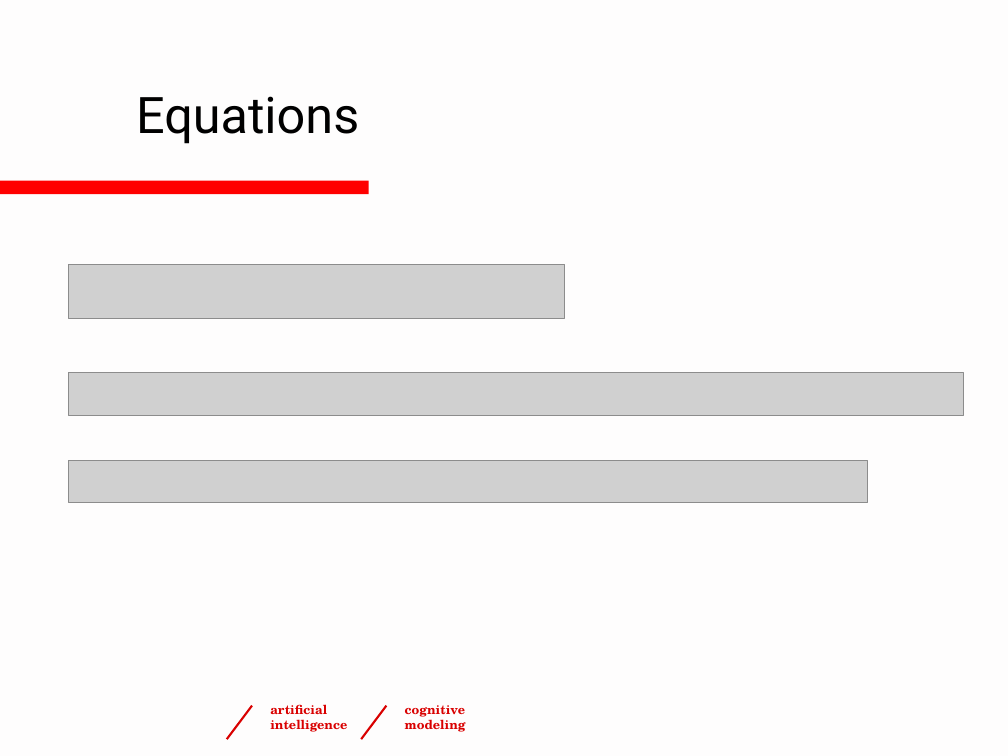
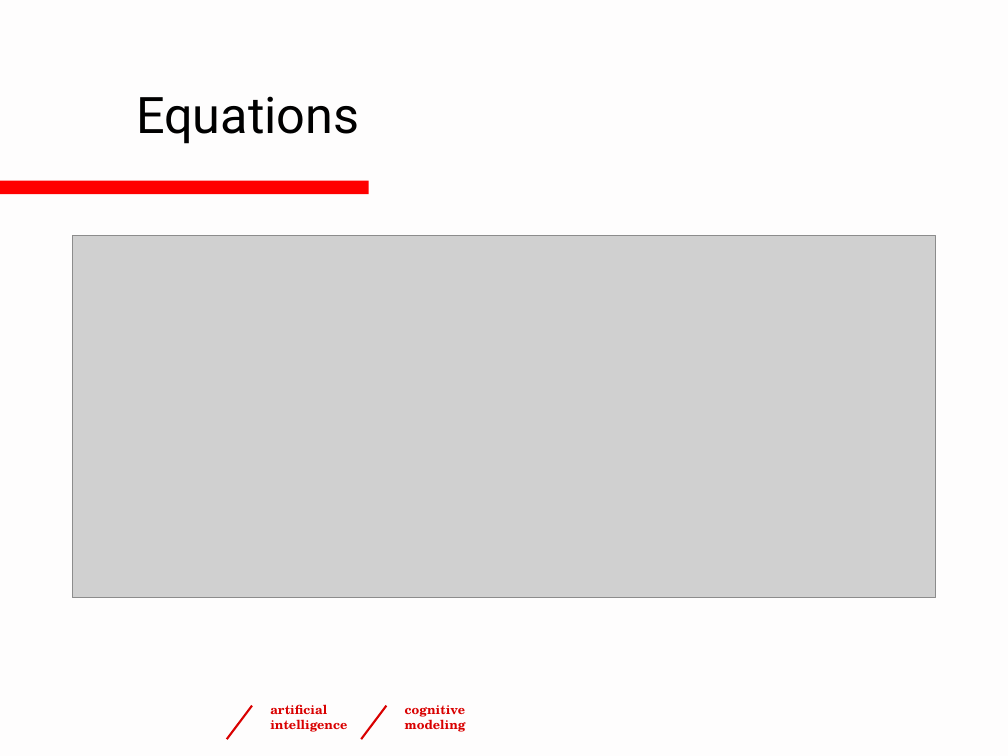
Before and after one commit to ntaatgen/PRIMs-Tutorial, a slide deck: slide 5 of PRIMsTutorial4.pptx. Drawn at 1008x756 pixels with LibreOffice and Linux fonts; fonts in the diff are those of the drawing; grey boxes stand for pictures; background and template pictures are left out. Boxes give left, top, right and bottom in pixels: in the first picture for what was removed or moved away, otherwise in the second. Text is boxed around its words. In the diff, an @@ line names an element or a change of style, - is before the commit and + after.

```diff
--- a/PRIMsTutorial4.pptx
+++ b/PRIMsTutorial4.pptx
@@ picture added at bbox=[73, 235, 936, 598] @@
@@ picture removed at bbox=[69, 264, 564, 318] @@
@@ picture removed at bbox=[69, 373, 964, 415] @@
@@ picture removed at bbox=[69, 461, 867, 503] @@
```
Also in this commit, not shown: 15 other slides changed, 1 slide added, 4 other files.
